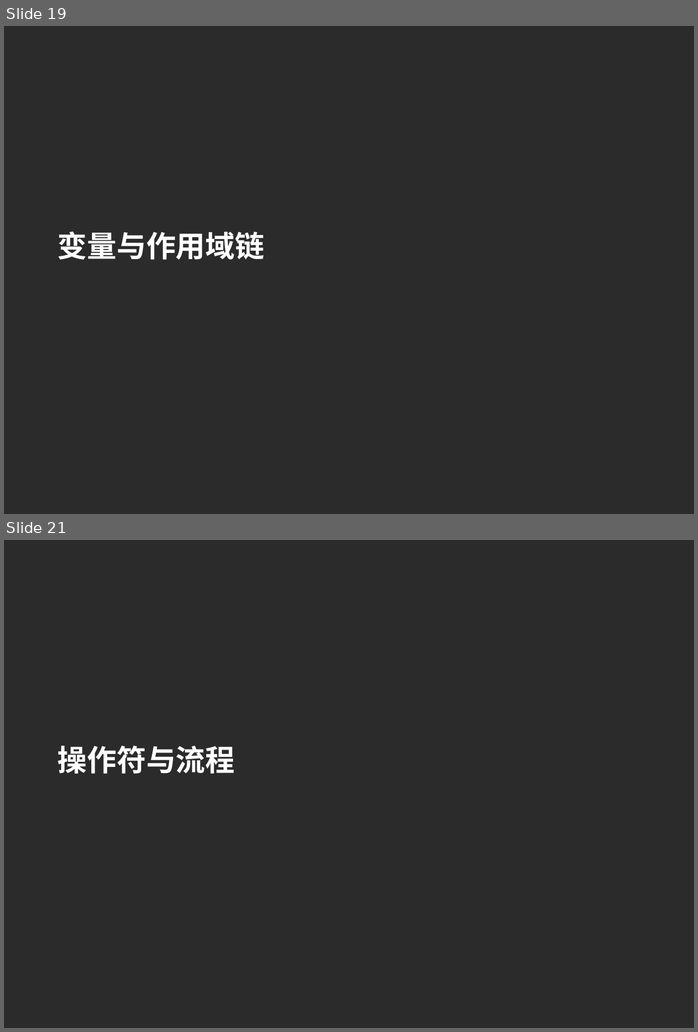
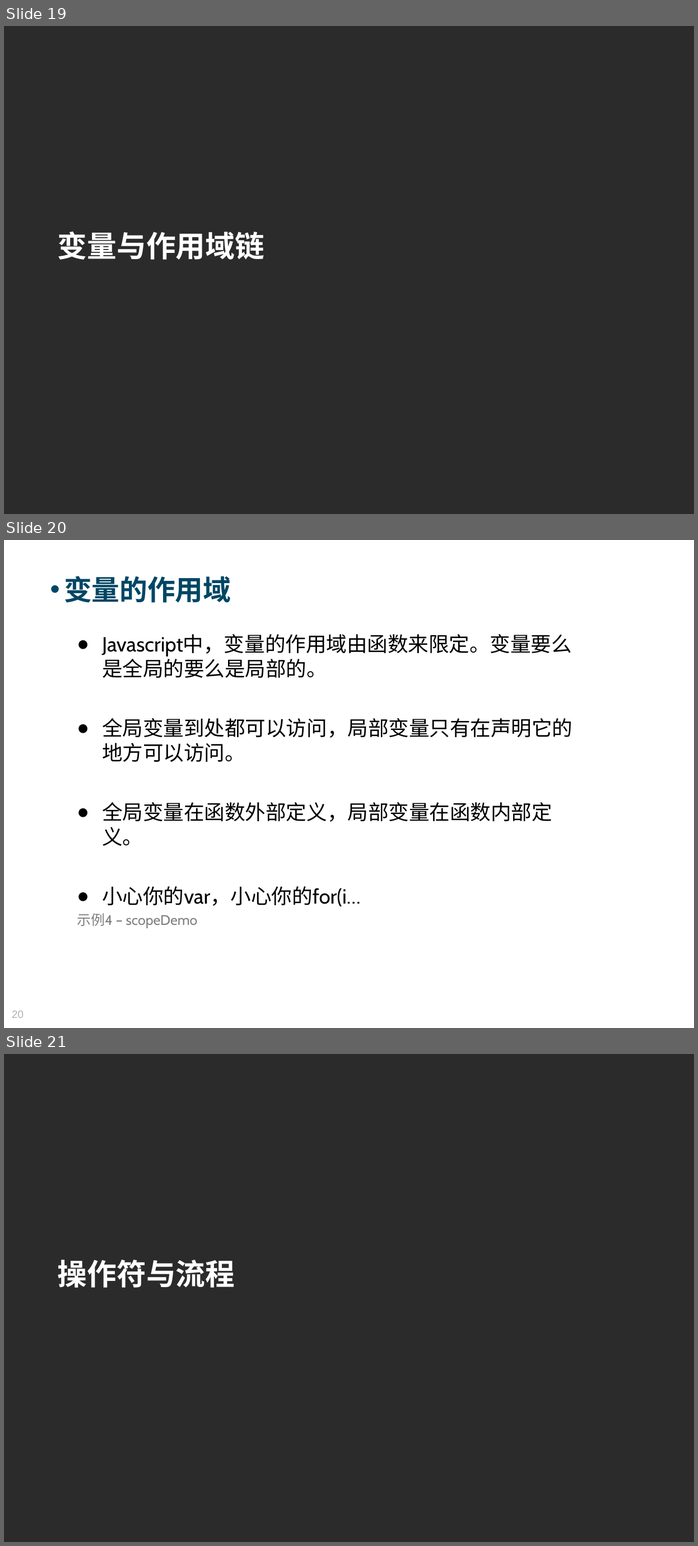
Before and after one commit to Moses824/Train-Javascript-Basic, a slide deck: Train_Javascript_Basic.ppt. Shown one above the other, each under a label of ours: slides 19 and 21 before the commit, slides 19, 20 and 21 after it; the slides between them are not shown. The pictures are 698x1032 and 698x1546 pixels, drawn with LibreOffice and Linux fonts; fonts in the diff are those of the drawing; background and template pictures are left out; a plain dark background stands for a picture behind light text. Boxes give left, top, right and bottom in pixels: in the first picture for what was removed or moved away, otherwise in the second. Text is boxed around its words. In the diff, an @@ line names an element or a change of style, - is before the commit and + after.

```diff
--- a/Train_Javascript_Basic.ppt
+++ b/Train_Javascript_Basic.ppt
@@ slide 20 added at (4,540,694,1028), background picture (left out) @@
@@ text added at (64,576,231,603), 34 pt, text #004664, bold @@
+• 变量的作用域
@@ text added at (77,635,572,928), 25 pt, text #000000 @@
+● Javascript中，变量的作用域由函数来限定。变量要么是全局的要么是局部的。
+● 全局变量到处都可以访问，局部变量只有在声明它的地方可以访问。
+● 全局变量在函数外部定义，局部变量在函数内部定义。
+● 小心你的var，小心你的for(i…
+示例4 – scopeDemo
@@ page number added at (12,1010,24,1018), 13 pt, text #B2B2B2 @@
+20
```
Also in this commit, not shown: 1 slide changed, 1 slide removed, 2 other files.
